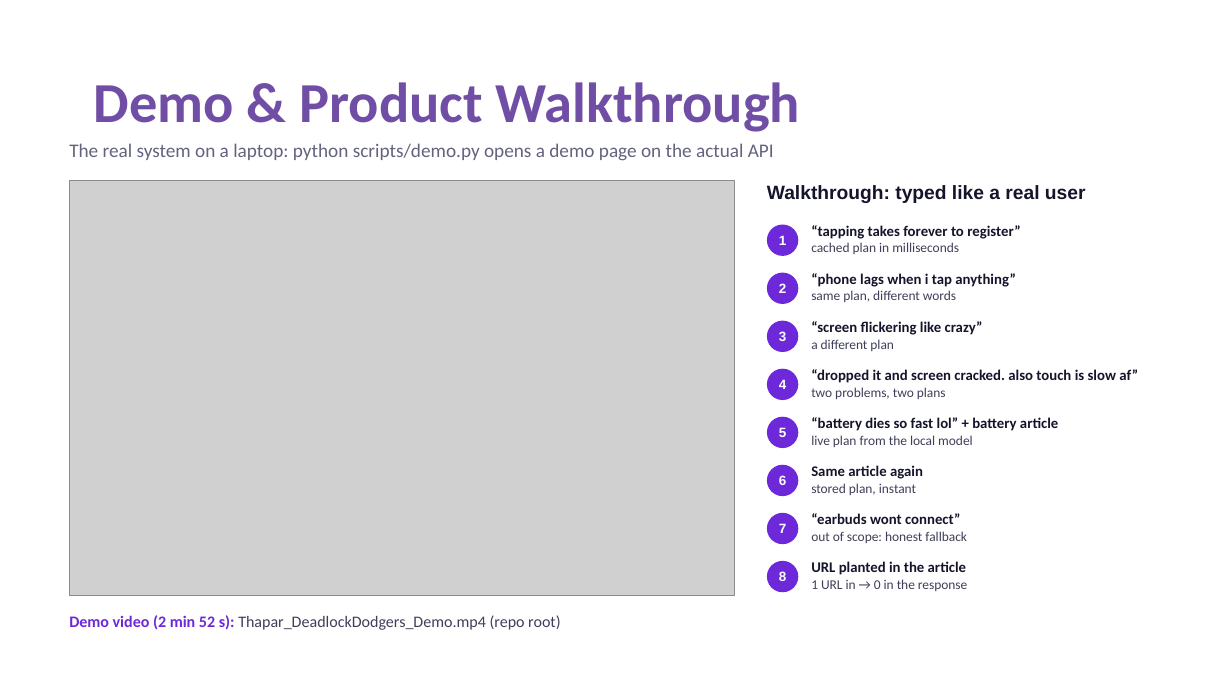
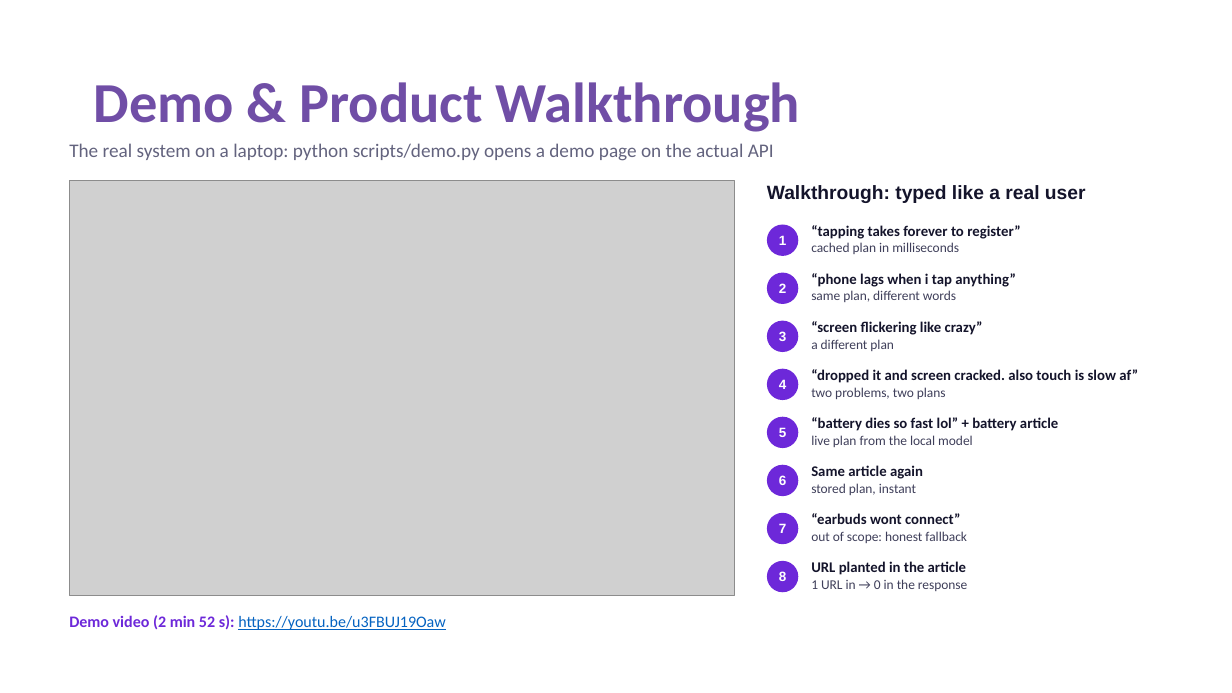
Before and after one commit to Sanyam-Ahuja/prism, a slide deck: slide 5 of Thapar_DeadlockDodgers_Submission.pptx. Drawn at 1232x693 pixels with LibreOffice and Linux fonts; fonts in the diff are those of the drawing; grey boxes stand for pictures. Boxes give left, top, right and bottom in pixels: in the first picture for what was removed or moved away, otherwise in the second. Text is boxed around its words. In the diff, an @@ line names an element or a change of style, - is before the commit and + after.

Commit message:
Link the demo video on YouTube from the README and the deck

```diff
--- a/Thapar_DeadlockDodgers_Submission.pptx
+++ b/Thapar_DeadlockDodgers_Submission.pptx
@@ text at (69, 615, 445, 630): text changed; text colour #3F3F5A to #0563C1 @@
-Demo video (2 min 52 s): Thapar_DeadlockDodgers_Demo.mp4 (repo root)
+Demo video (2 min 52 s): https://youtu.be/u3FBUJ19Oaw
```
Also in this commit, not shown: 1 other slide changed, 2 other files.
